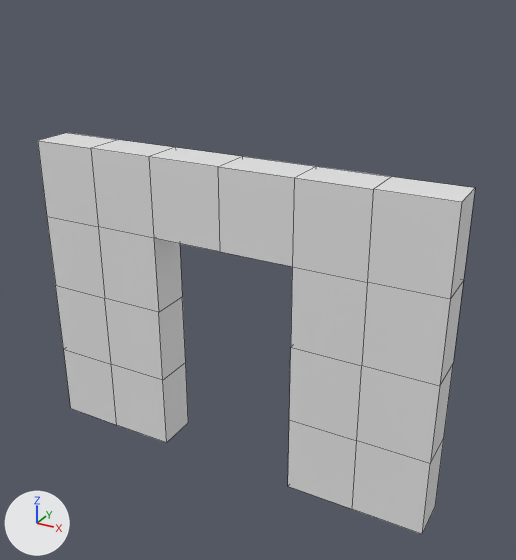
The FBX model Cor Umbra 2.0/Assets/_Dev/Jow/Objects/FBX_01/Arquitetura/SM_BLD_WALL_FRAME_01.fbx as it was, and as the next commit left it.
Rendered twice from a 50 mm lens placed at (3.07, -5.09, 4.51), pointed at (0.22, 0.08, 1.92). Every picture has the same lights, and +X, +Y and +Z are marked at lower left. The older version comes first. Mesh edges are drawn as thin lines. Where no turn or scale is listed for an object, it has been applied to the vertices.

The first picture shows 'SM_BLD_WALL_FRAME_01'.
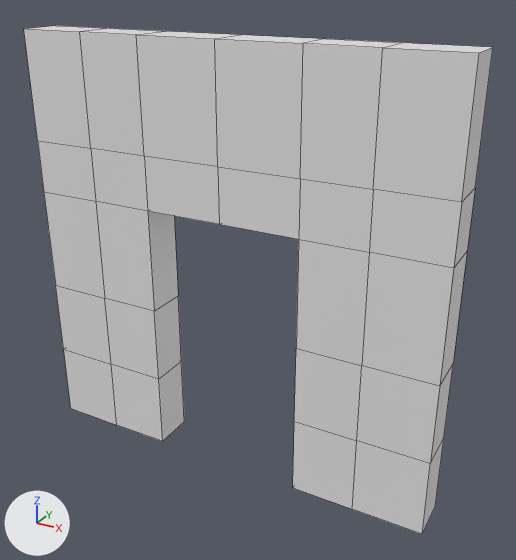
Location of each change, (x1, y1, x2, y2) in pixels of the pictures (516 x 560 px; the box of a moved part takes in the faces that stretch with it):
'SM_BLD_WALL_FRAME_01', reshaped (7% wider, 27% taller): before (38, 133, 475, 534); after (24, 26, 493, 534)
part 1 of me_plane_046, moved or reshaped: before (38, 133, 475, 489); after (24, 26, 493, 489)

The change in detail:
Material 'M_WALL_01' (mat_m_wall_01) is new.
Its base color is (0.8, 0.8, 0.8) (white #e7e7e7).
me_plane_046 is used by ob_sm_bld_wall_frame_01; location (0.0, 0.0, 0.0).
me_plane_046 had 64 vertices, 62 faces and spanned x -2.0..2.0, y -0.2..0.2, z 0.0..3.0.
me_plane_046 now has 78 vertices, 76 faces and spans x -2.0..2.0, y -0.2..0.2, z 0.0..4.0.
Part 1, on me_plane_046:
6 faces are deleted.
10 vertices in x -2.0..2.0, y -0.2..0.2, z 2.25 move by (0.0, 0.0, 0.25).
8 vertices in x 0.7, y -0.2..0.2, z 0.0..3.0 move by (0.05, 0.0, 0.0).
8 vertices in x -0.7, y -0.2..0.2, z 0.0..3.0 move by (-0.05, 0.0, 0.0).
4 vertices move from x -0.7..0.7, y -0.2..0.2, z 2.25 to x -0.75..0.75, y -0.2..0.2, z 2.5.
14 new vertices lie (0.0, 0.0, 1.0) away from vertices in x -2.0..2.0, y -0.2..0.2, z 3.0.
20 new faces join them.
me_plane_046 gains material mat_m_wall_01 (white #e7e7e7).
